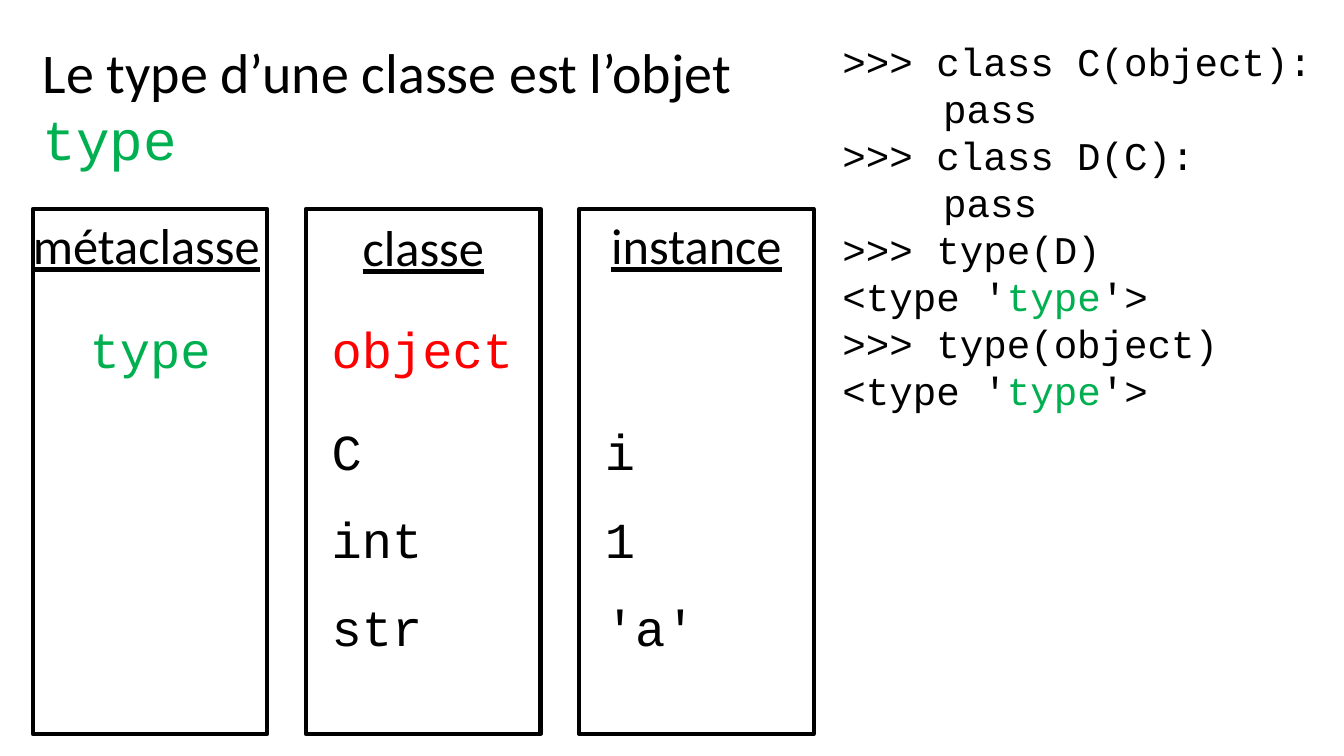
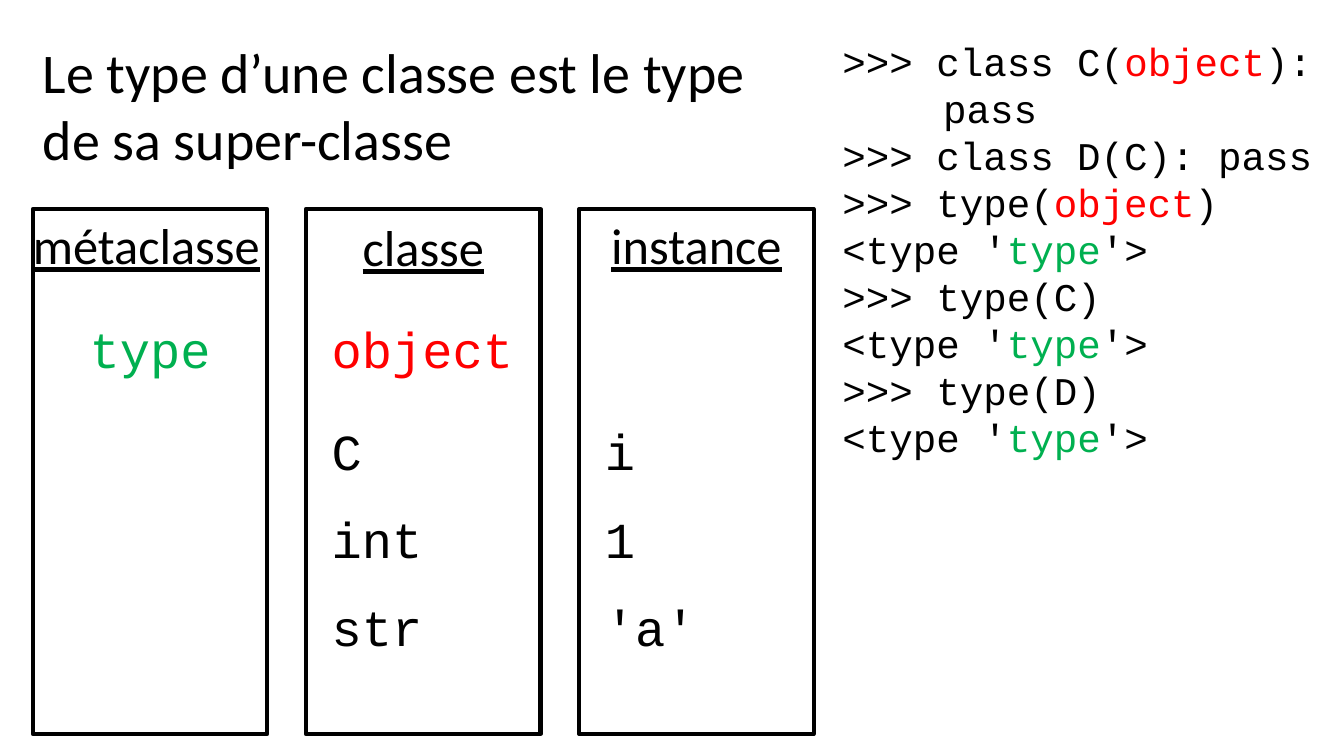
Before and after one commit to parmentelat/flotpython-archive, a slide deck: slide 9 of semaine7/CO12AL-W7-VIDEO03-SLIDE01.pptx. Drawn at 1344x756 pixels with LibreOffice and Linux fonts; fonts in the diff are those of the drawing. Boxes give left, top, right and bottom in pixels: in the first picture for what was removed or moved away, otherwise in the second. Text is boxed around its words. In the diff, an @@ line names an element or a change of style, - is before the commit and + after.

```diff
--- a/semaine7/CO12AL-W7-VIDEO03-SLIDE01.pptx
+++ b/semaine7/CO12AL-W7-VIDEO03-SLIDE01.pptx
@@ text at bbox=[43, 53, 744, 169]: text changed @@
-Le type d’une classe est l’objet type
+Le type d’une classe est le type de sa super-classe
@@ text at bbox=[936, 48, 1312, 84]: text colour #000000 to #FF0000 in "C(object):" @@
@@ text at bbox=[842, 142, 1312, 366]: text changed @@
->>> class D(C):
-pass
+>>> class D(C): pass
+>>> type(object)
+<type 'type'>
+>>> type(C)
+<type 'type'>
@@ text at bbox=[842, 330, 1218, 413]: paragraphs removed @@
->>> type(object)
-<type 'type'>
```
Also in this commit, not shown: 6 other slides changed, 6 slides added, 4 other files.
